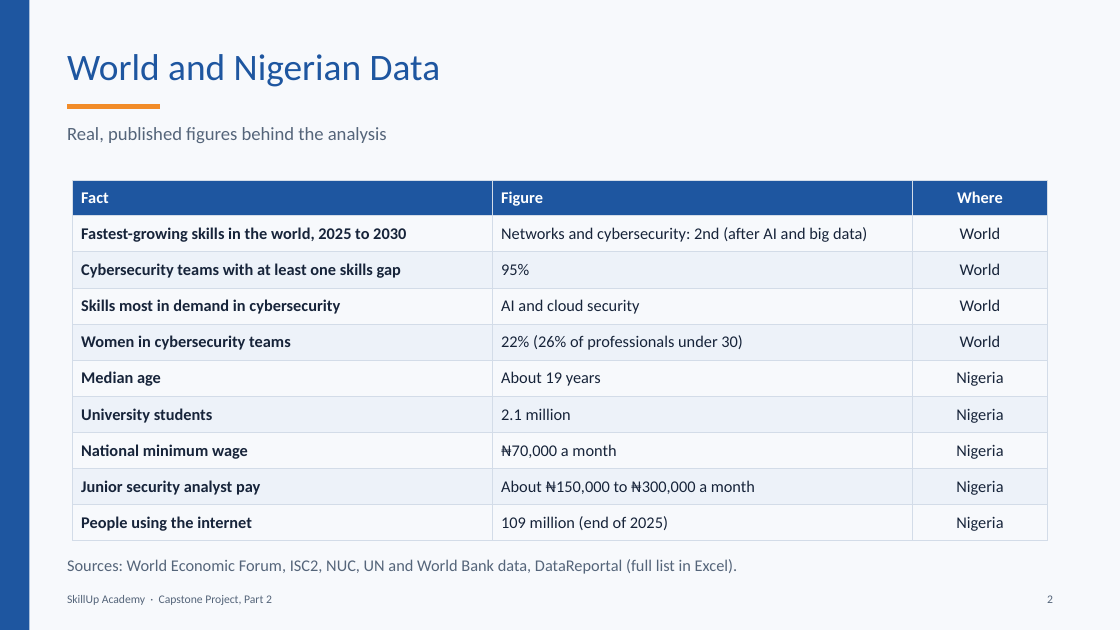
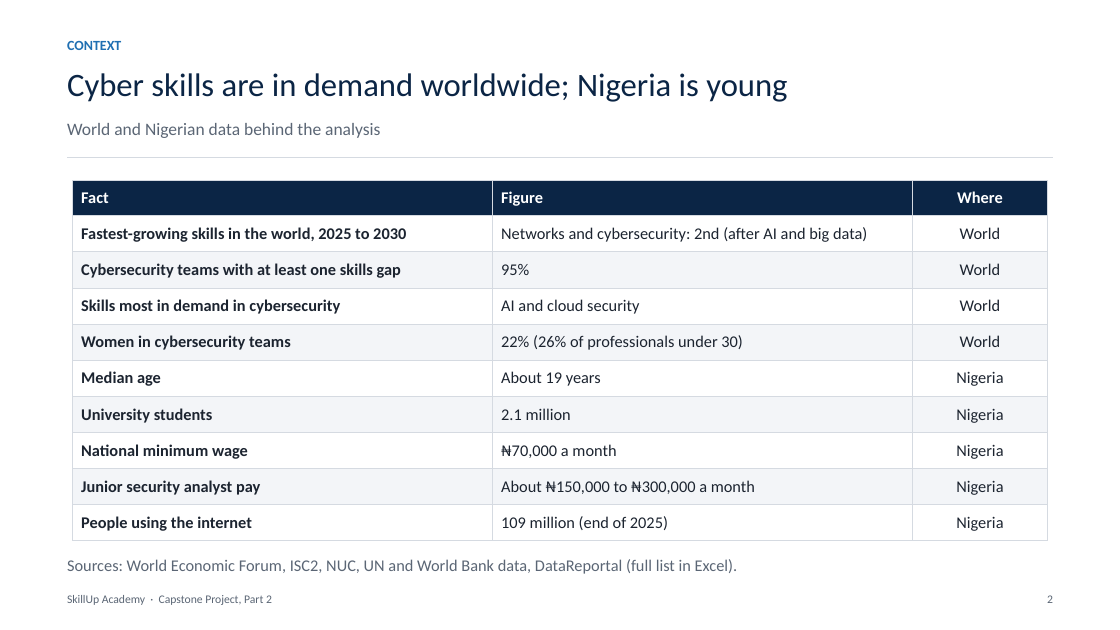
Before and after one commit to BadboyVee/BlackHoleeee, a slide deck: slide 2 of capstone/Customer_Analysis.pptx. Drawn at 1120x630 pixels with LibreOffice and Linux fonts; fonts in the diff are those of the drawing. Boxes give left, top, right and bottom in pixels: in the first picture for what was removed or moved away, otherwise in the second. Text is boxed around its words. In the diff, an @@ line names an element or a change of style, - is before the commit and + after.

```diff
--- a/capstone/Customer_Analysis.pptx
+++ b/capstone/Customer_Analysis.pptx
@@ background #F7F9FC to #FFFFFF @@
@@ rectangle removed at [0,0,29,630] @@
@@ text added at [67,41,121,50], 12 pt, text #1F6FB2, bold @@
+CONTEXT
@@ title at [67,73,787,102]: text changed; size 32 to 28 pt; text colour #1E56A0 to #0B2545 @@
-World and Nigerian Data
+Cyber skills are in demand worldwide; Nigeria is young
@@ line removed from (67, 107) to (160, 107) @@
@@ text at [67,123,380,138]: text changed; size 16 to 15 pt; text colour #55657A to #5B6675 @@
-Real, published figures behind the analysis
+World and Nigerian data behind the analysis
@@ line added from (67, 158) to (1053, 158), #D5DAE1 1 pt @@
@@ table at [73,181,1048,541] @@
@@ fill #1E56A0 to #0B2545 in row 1 @@
@@ fill #EDF2F9 to #F3F5F8 in 12 cells @@
@@ text colour #17243A to #1C2430 @@
@@ borders changed @@
```
Also in this commit, not shown: 15 other slides changed, 7 other files.
